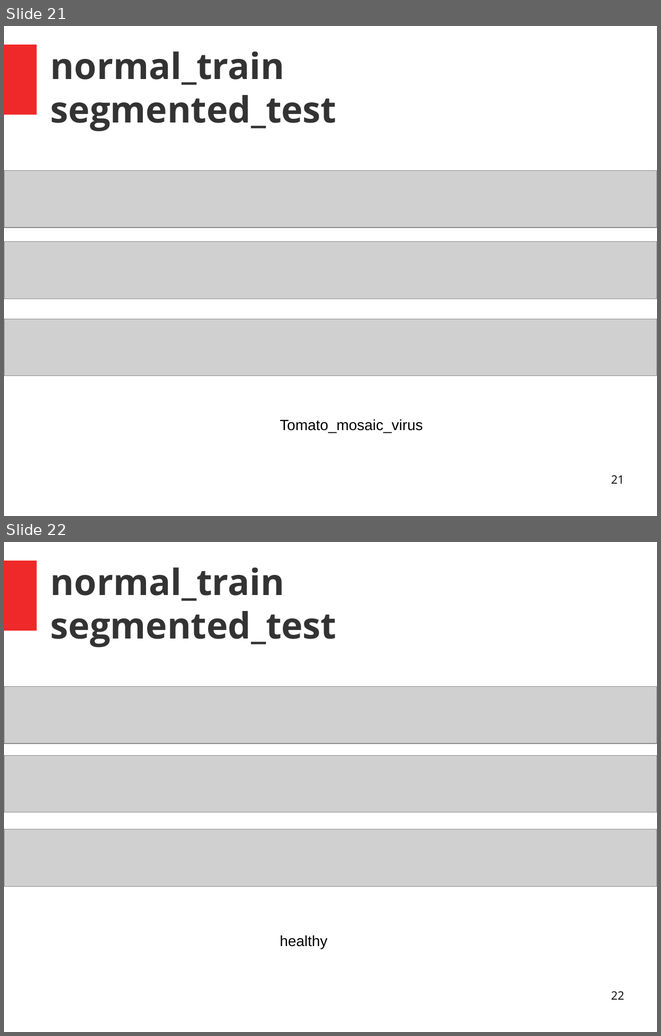
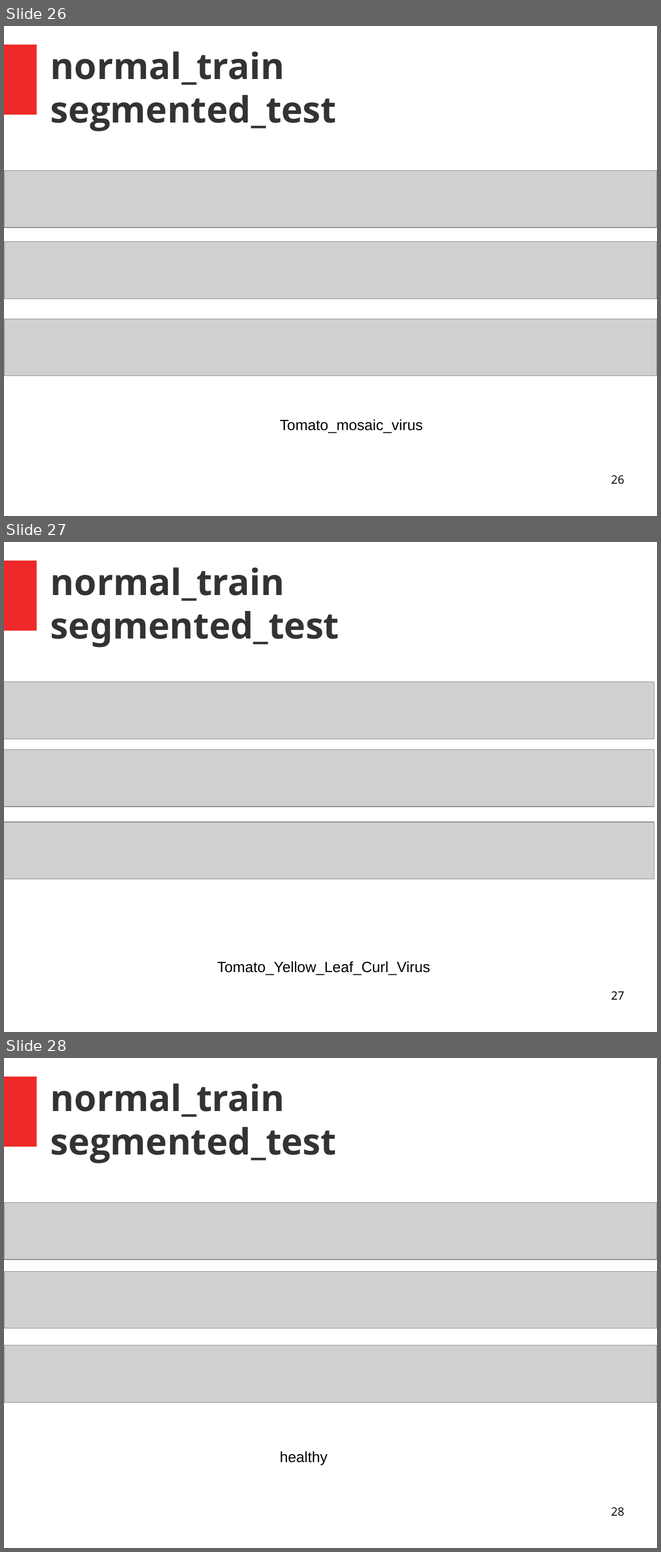
Before and after one commit to jarvis0/tomato-diseases, a slide deck: DL/model_evaluations/normal_train/normal_train.odp. Shown one above the other, each under a label of ours: slides 21 and 22 before the commit, slides 26, 27 and 28 after it. The pictures are 661x1036 and 661x1552 pixels, drawn with LibreOffice and Linux fonts; fonts in the diff are those of the drawing; grey boxes stand for pictures. Boxes give left, top, right and bottom in pixels: in the first picture for what was removed or moved away, otherwise in the second. Text is boxed around its words. In the diff, an @@ line names an element or a change of style, - is before the commit and + after.

```diff
--- a/DL/model_evaluations/normal_train/normal_train.odp
+++ b/DL/model_evaluations/normal_train/normal_train.odp
@@ slide 27 added at (4, 542, 657, 1032), background #FFFFFF; not listed: 1 template element that a slide beside it also shows @@
@@ title added at (51, 567, 339, 647), 44 pt, text #333333, bold @@
+normal_train
+segmented_test
@@ picture added at (4, 682, 654, 739) @@
@@ picture added at (4, 749, 654, 806) @@
@@ picture added at (4, 822, 654, 879) @@
@@ text added at (217, 961, 430, 975), 18 pt, text #000000 @@
+Tomato_Yellow_Leaf_Curl_Virus
@@ page number added at (611, 991, 624, 999), 14 pt, text #000000 @@
+27
@@ what was slide 21 is now slide 26 @@
@@ page number at (611, 475, 624, 484): text changed @@
-21
+26
@@ what was slide 22 is now slide 28 @@
@@ page number at (611, 1507, 624, 1516): text changed @@
-22
+28
```
Also in this commit, not shown: 5 other slides added, 3 other files.
